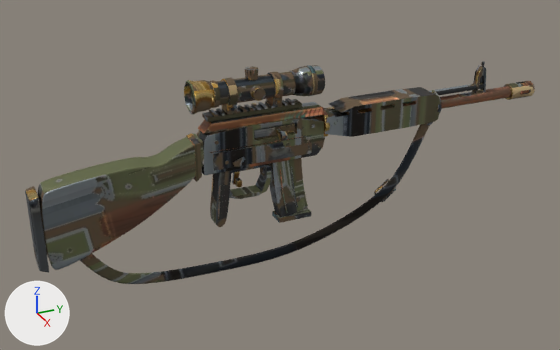
The glTF model public/models/arsenal/dmr.glb: old version first, new version second.
Rendered twice from a 50 mm lens placed at (1.268, -0.498, 0.607), pointed at (-0.013, 0.079, -0.033). Arrows for +X, +Y and +Z are at lower left; the lights stay in place. The first picture is the older version. Where no turn or scale is listed for an object, it has been applied to the vertices. Vertices at exactly the same position are counted once.

Before the edit, the objects in view are built like this:
```python
me_dmr_body = bpy.data.meshes.new('dmr_body')
me_dmr_body.from_pydata(...)  # 10854 vertices, 21328 faces; spans x -0.038..0.038, y -0.539..0.539, z -0.217..0.217
me_dmr_body.materials.append(mat_dmr_mat)
me_dmr_mag = bpy.data.meshes.new('dmr_mag')
me_dmr_mag.from_pydata(...)  # 604 vertices, 1180 faces; spans x -0.017..0.017, y -0.043..0.043, z -0.077..0.077
me_dmr_mag.materials.append(mat_dmr_mat)
ob_dmr_body = bpy.data.objects.new('dmr_body', me_dmr_body)
ob_dmr_body.location = (-0.001, 0.137, -0.02)
ob_dmr_mag_mesh = bpy.data.objects.new('dmr_mag_mesh', me_dmr_mag)
ob_dmr_mag_mesh.location = (0.0, 0.093, -0.046)
```
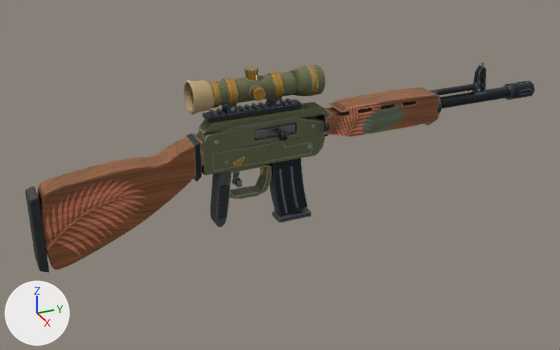
Where the newer file only moved an object's origin or applied its transform, the numbers keep the older frame.

Boxes [x1, y1, x2, y2] around the edits, measured in the pictures (560 x 350 px):
'dmr_body', reshaped
    before: [25, 61, 535, 284]
    after: [25, 61, 535, 272]
part 1 of me_dmr_body, deleted
    before: [80, 124, 430, 284]
part 2 of me_dmr_body, surface changed
    both: [25, 61, 535, 272]
part 3 of me_dmr_mag, surface changed (darker)
    both: [269, 158, 311, 223]

Patch to the scene script:
```diff
--- a/public/models/arsenal/dmr.glb.py
+++ b/public/models/arsenal/dmr.glb.py
@@ me_dmr_body @@
 # used by ob_dmr_body; location = (-0.001, 0.137, -0.02)
-me_dmr_body.from_pydata(...)  # 10854 vertices, 21328 faces; spans x -0.038..0.038, y -0.539..0.539, z -0.217..0.217
+me_dmr_body.from_pydata(...)  # 9685 vertices, 19022 faces; spans x -0.03..0.038, y -0.539..0.539, z -0.101..0.217
+# me_dmr_body part 1: 7 loose pieces with 1044 vertices, spanning x -0.038..0.023, y -0.473..0.283, z -0.217..0.06, are deleted
+# me_dmr_body part 2: 17526 kept faces spanning x -0.03..0.038, y -0.539..0.539, z -0.101..0.217 get new texture (UV) coordinates
+# other edits to the shape of me_dmr_body do not show in these pictures
 me_dmr_body.materials.append(mat_dmr_mat)
@@ me_dmr_mag @@
 me_dmr_mag.from_pydata(...)  # 604 vertices, 1180 faces; spans x -0.017..0.017, y -0.043..0.043, z -0.077..0.077
 # used by ob_dmr_mag_mesh; location = (0.0, 0.093, -0.046)
+# me_dmr_mag part 3: texture (UV) coordinates of 1180 of 1180 faces, centred in x -0.017..0.017, y -0.042..0.043, z -0.077..0.077, changed; they spanned u 0.02..0.97, v 0.01..0.98 and now span u 0.05..0.97, v 0.01..0.98
 me_dmr_mag.materials.append(mat_dmr_mat)
```
